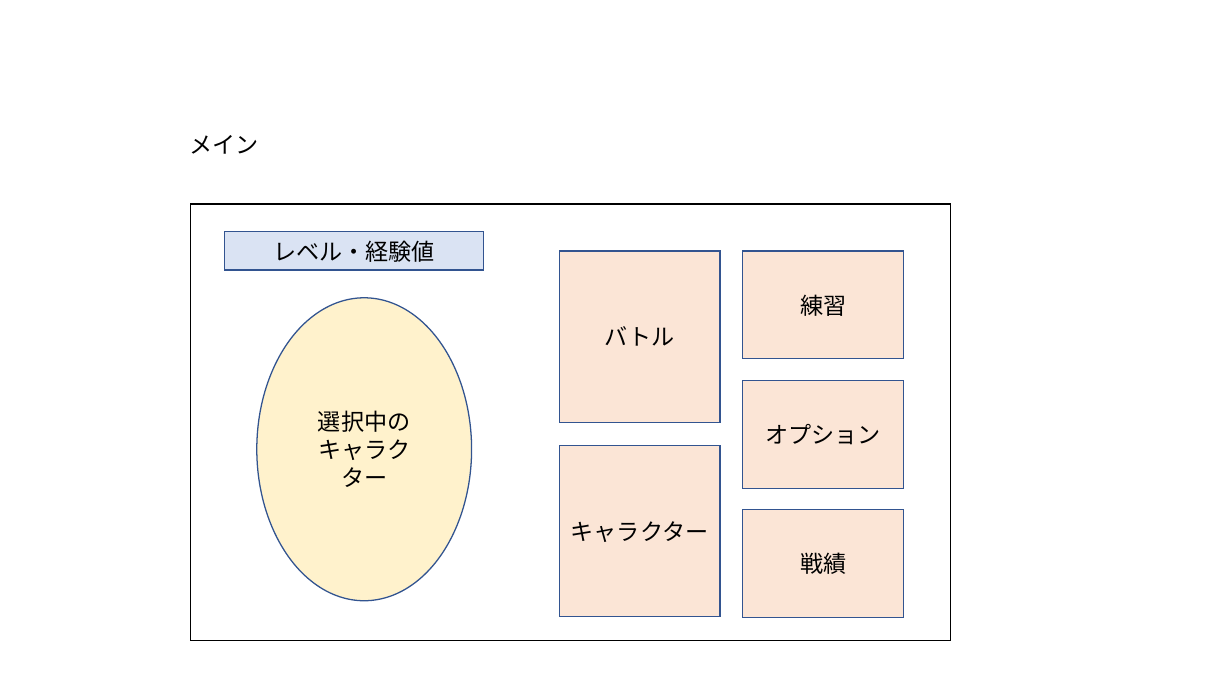
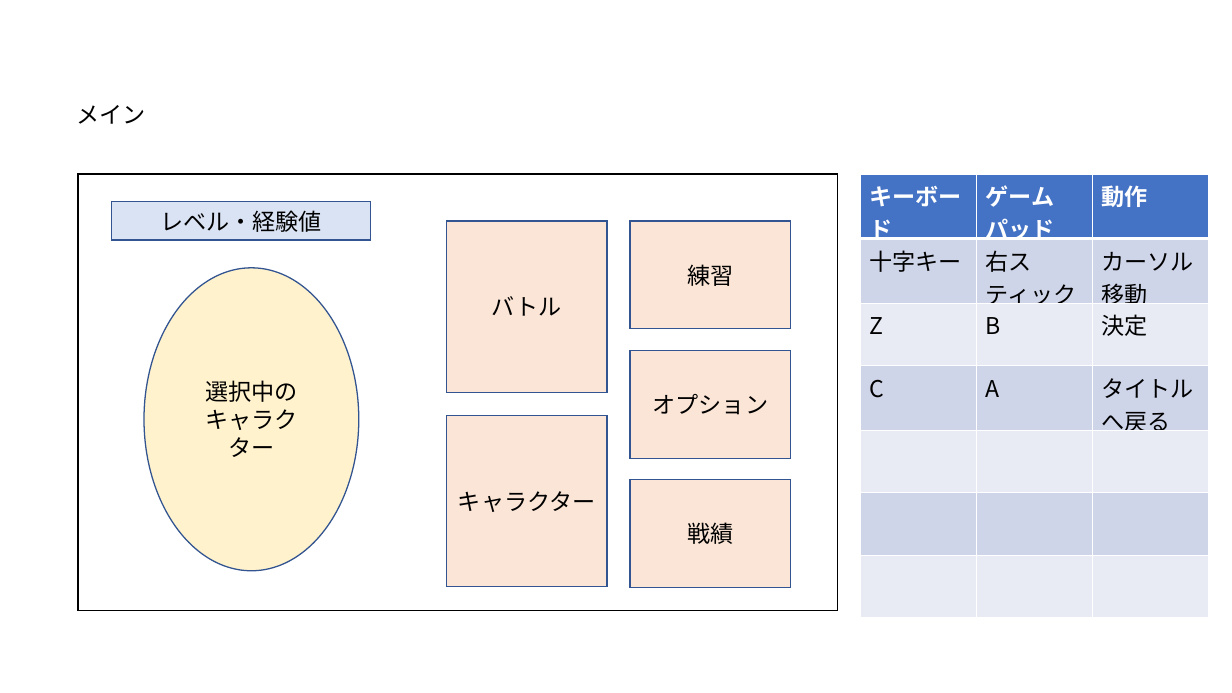
Before and after one commit to soushi1116/Employment, a slide deck: slide 3 of 仕様書/シーン.pptx. Drawn at 1232x693 pixels with LibreOffice and Linux fonts; fonts in the diff are those of the drawing. Boxes give left, top, right and bottom in pixels: in the first picture for what was removed or moved away, otherwise in the second. Text is boxed around its words. In the diff, an @@ line names an element or a change of style, - is before the commit and + after.

```diff
--- a/仕様書/シーン.pptx
+++ b/仕様書/シーン.pptx
@@ rectangle: place and size @@
-rectangle at (190, 204, 950, 641)
+rectangle at (78, 174, 837, 611)
@@ table added at (860, 174, 1210, 617), 7 rows, 3 columns @@
+キーボード | ゲームパッド | 動作
+十字キー | 右スティック | カーソル移動
+Z | B | 決定
+C | A | タイトルへ戻る
+ |  | 
+ |  | 
+ |  | 
@@ 6 rectangles, 1 text, 1 ellipse: place and size @@
-6 rectangles, 1 text, 1 ellipse at (189, 135, 904, 618)
+6 rectangles, 1 text, 1 ellipse at (76, 105, 791, 588)
```
Also in this commit, not shown: 2 other slides changed.
